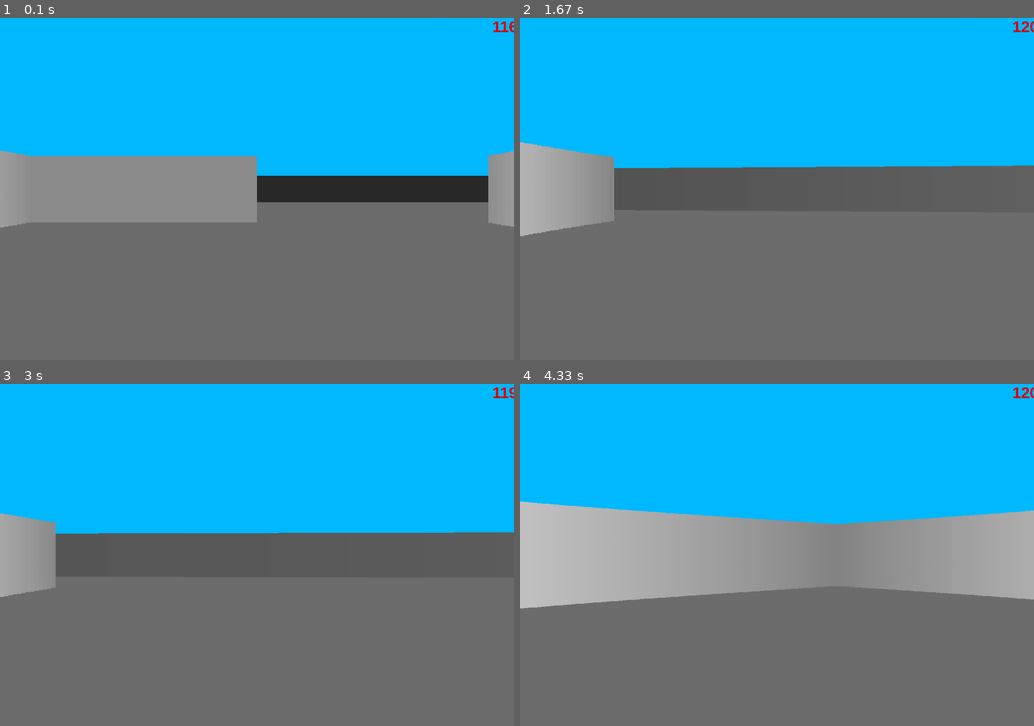
Above: before the commit, frames 1-4 (two rows, left to right).
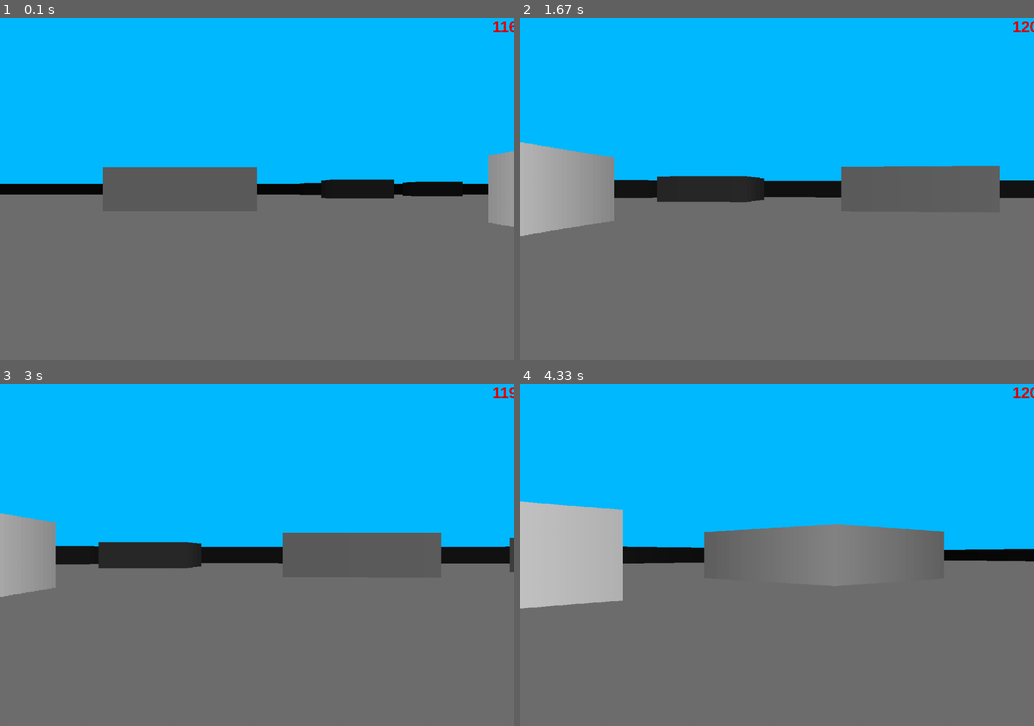
Above: after the commit, the same moments.

Repository: axelsvenn/pygame-project
Game: pygame game, started from main_program.py
The game is run twice, just before and just after one commit, with the same random seed, the same clock (stepped at 60 frames per second) and the same inputs.
Inputs:
- Up to frame 1 (0.1 s): no input
- Up to frame 2 (1.67 s): hold Right 0.33-0.8 s; hold Right 0.83-1.3 s; hold Left from 1.33 s (still down)
- Up to frame 3 (3 s): release Left at 1.87 s; hold Left 1.9-2.3 s; hold Right 2.33-2.97 s
- Up to frame 4 (4.33 s): hold Left 3-3.47 s; hold Right 3.5-3.97 s; hold D 3.5-3.97 s; hold Right from 4 s (still down); hold D from 4 s (still down)

The runs differ from the first frame. In frame 1, 12% of the frame differs, in the area x 0-95%, y 38-62%; in frame 2, 5.0%; in frame 3, 5.5%; in frame 4, 15%, in the area x 20-100%, y 36-64%.

Commit message:
связал lab и map тольк карта такое себе

Diff:
--- a/labyrinth.py
+++ b/labyrinth.py
@@ -48,10 +48,14 @@
         next.walls['top'] = False
 
 
-if __name__ == "__main__":
-    grid_cells = [Cell(col, row) for row in range(ROWS) for col in range(COLS)]
+grid_cells = [Cell(col, row) for row in range(ROWS) for col in range(COLS)]
+
+
+def lab_map():
     current_cell = grid_cells[0]
     stack = list()
+    map_labyrinth = [["."] * ROWS * 2 for _ in range(COLS * 2)]
+
     while not all(map(lambda c: c.visited, grid_cells)):
         current_cell.visited = True
 
@@ -64,3 +68,12 @@
 
         elif stack:
             current_cell = stack.pop()
+
+    for cell in grid_cells:
+        map_labyrinth[cell.x * 2 + 1][cell.y * 2 + 1] = "W" if cell.walls["right"] else "."
+
+    return map_labyrinth
+
+
+if __name__ == "_main__":
+    print(*map(lambda x: "".join(x), lab_map()), sep="\n")
--- a/map.py
+++ b/map.py
@@ -1,4 +1,5 @@
 from settings import *
+from labyrinth import lab_map
 
 text_map = [
     "WWWWWWWWWWWW",
@@ -11,6 +12,8 @@
     "WWWWWWWWWWWW"
 ]
 
+text_map = lab_map()
+
 world_map = set()
 for j, row in enumerate(text_map):
     for i, char in enumerate(row):
